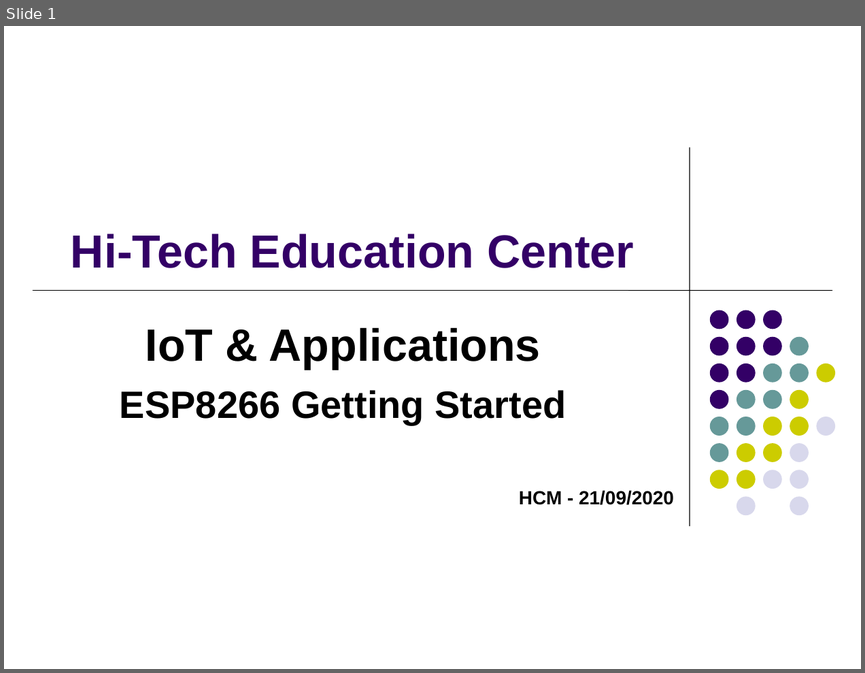
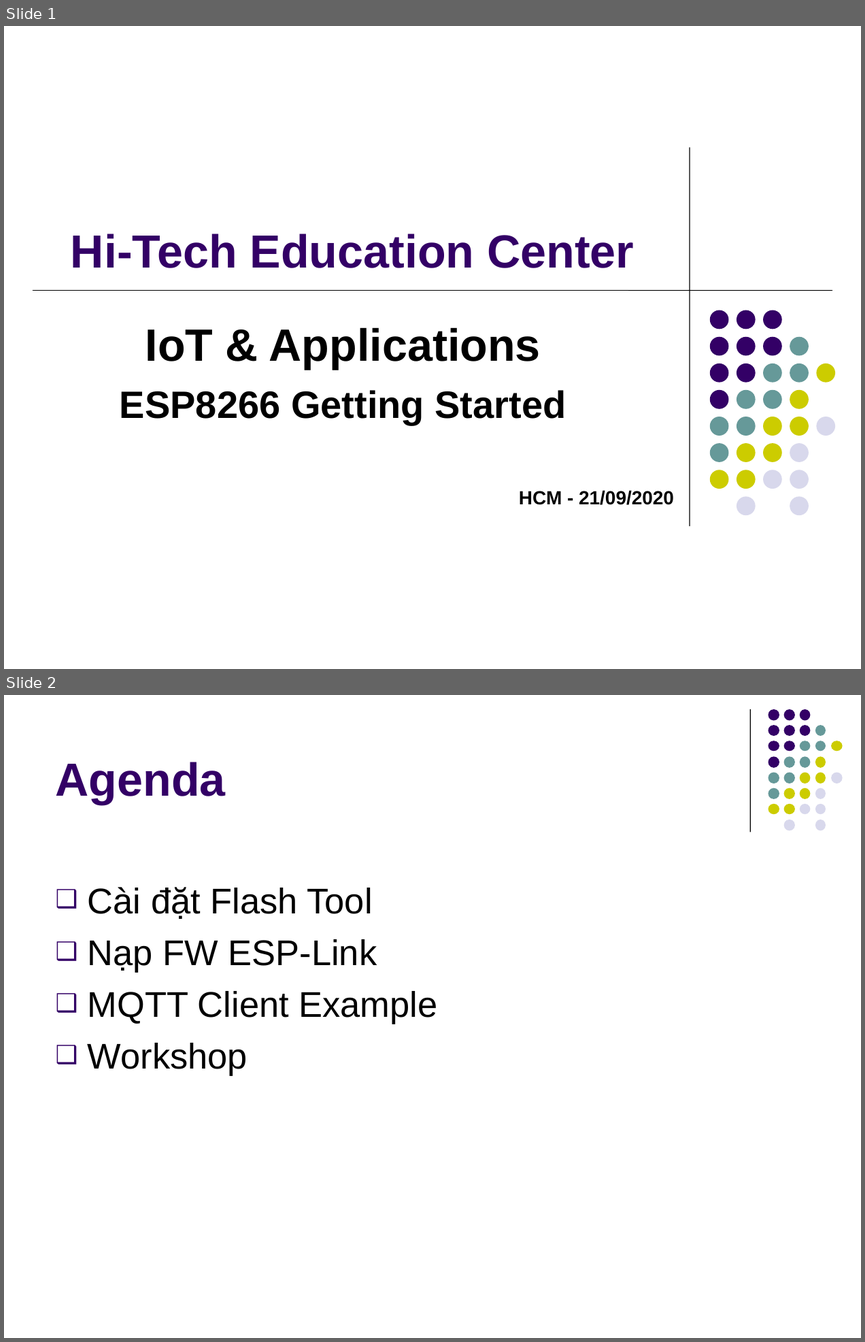
Before and after one commit to kmtekvn/hi-tech, a slide deck: 01.slides/Buoi 2 - ESP8266 Basic/02 - Giao tiếp ESP8266.ppt. Shown one above the other, each under a label of ours: slide 1 before the commit, slides 1 and 2 after it. The pictures are 865x673 and 865x1342 pixels, drawn with LibreOffice and Linux fonts; fonts in the diff are those of the drawing. Boxes give left, top, right and bottom in pixels: in the first picture for what was removed or moved away, otherwise in the second. Text is boxed around its words. In the diff, an @@ line names an element or a change of style, - is before the commit and + after.

```diff
--- a/01.slides/Buoi 2 - ESP8266 Basic/02 - Giao tiếp ESP8266.ppt
+++ b/01.slides/Buoi 2 - ESP8266 Basic/02 - Giao tiếp ESP8266.ppt
@@ slide 2 added at (4,695,861,1338), background #FFFFFF @@
@@ line added from (750, 709) to (750, 832), #000000 0.74 pt @@
@@ title added at (56,762,226,804), 39 pt, text #330066, bold @@
+Agenda
@@ group added at (768,709,842,830): 31 ellipses @@
@@ text added at (88,887,438,1076), 30 pt, text #000000 @@
+❑ Cài đặt Flash Tool
+❑ Nạp FW ESP-Link
+❑ MQTT Client Example
+❑ Workshop
```
Also in this commit, not shown: 2 slides changed, 12 other slides added, 6 slides removed, 3 other files.
